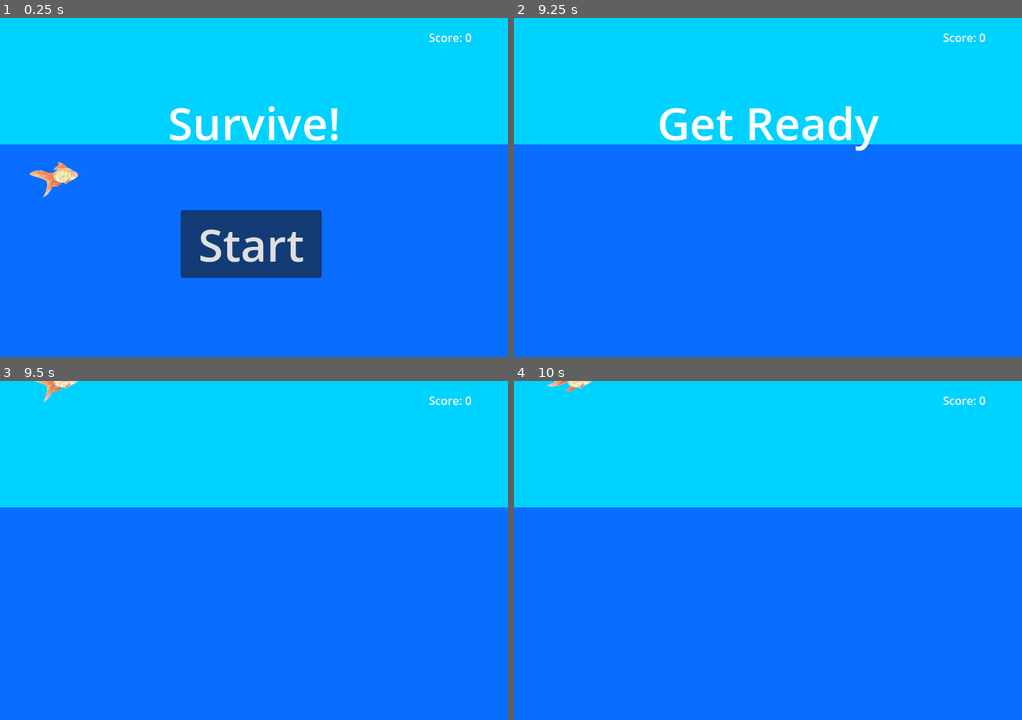
Above: before the commit, frames 1-4 (two rows, left to right).
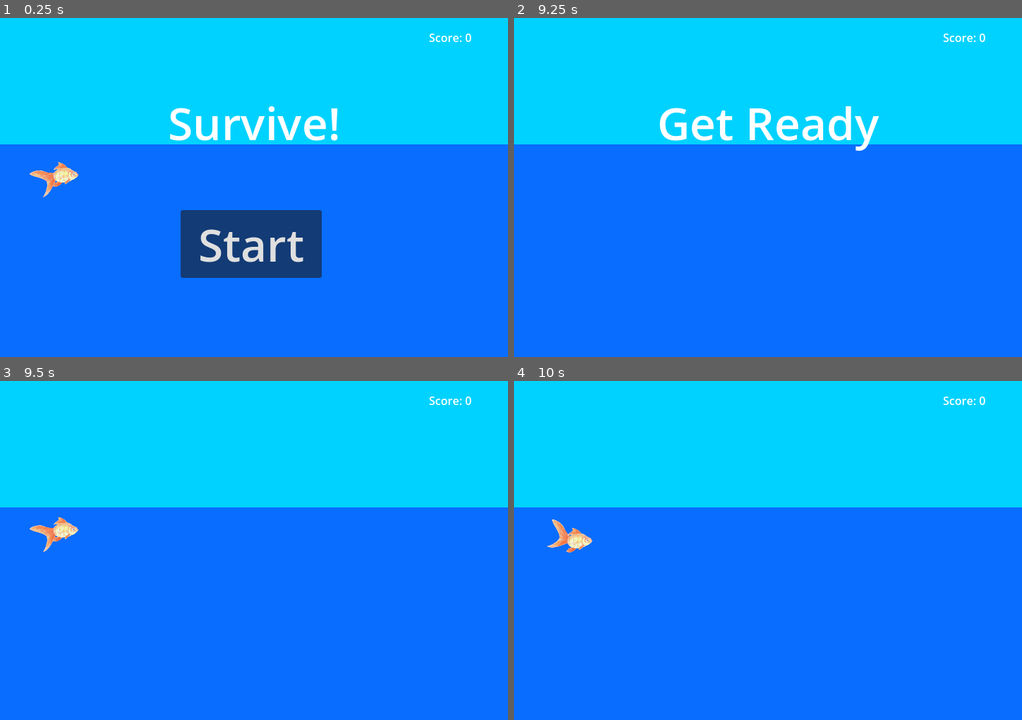
Above: after the commit, the same moments.

Repository: Aveli-games/splashy-fish
Game: Godot game, scene res://main.tscn
The game is run twice, just before and just after one commit, with the same random seed, the same clock (stepped at 60 frames per second) and the same inputs. Sound files missing from this copy of the repository are replaced by a short silence.
Inputs:
- Up to frame 1 (0.25 s): no input
- Up to frame 2 (9.25 s): click "Start" at 0.5 s; tap Enter at 1.25 s; hold W (swim_up) 1.28-2.78 s; hold S (swim_down) 2.78-5.03 s; hold W (swim_up) 5.03-7.25 s; click "Start" at 7.25 s; hold W (swim_up) from 8.03 s (still down)
- Up to frame 3 (9.5 s): keep holding W (swim_up)
- Up to frame 4 (10 s): release W (swim_up) at 9.53 s; hold S (swim_down) from 9.53 s (still down)

Frames 1-2 are identical in both runs. In frame 3, 0.5% of the frame differs, in the area x 5-16%, y 0-51%; in frame 4, 0.5%.

Commit message:
Disallow play from changing speed while respawning
Made it so if input held down the player character would max out speed before being able to move

Diff:
--- a/player.gd
+++ b/player.gd
@@ -70,6 +70,7 @@
 
 func start(pos):
 	position = pos
+	speed = 0
 	show()
 	$CollisionShape2D.disabled = false
 
